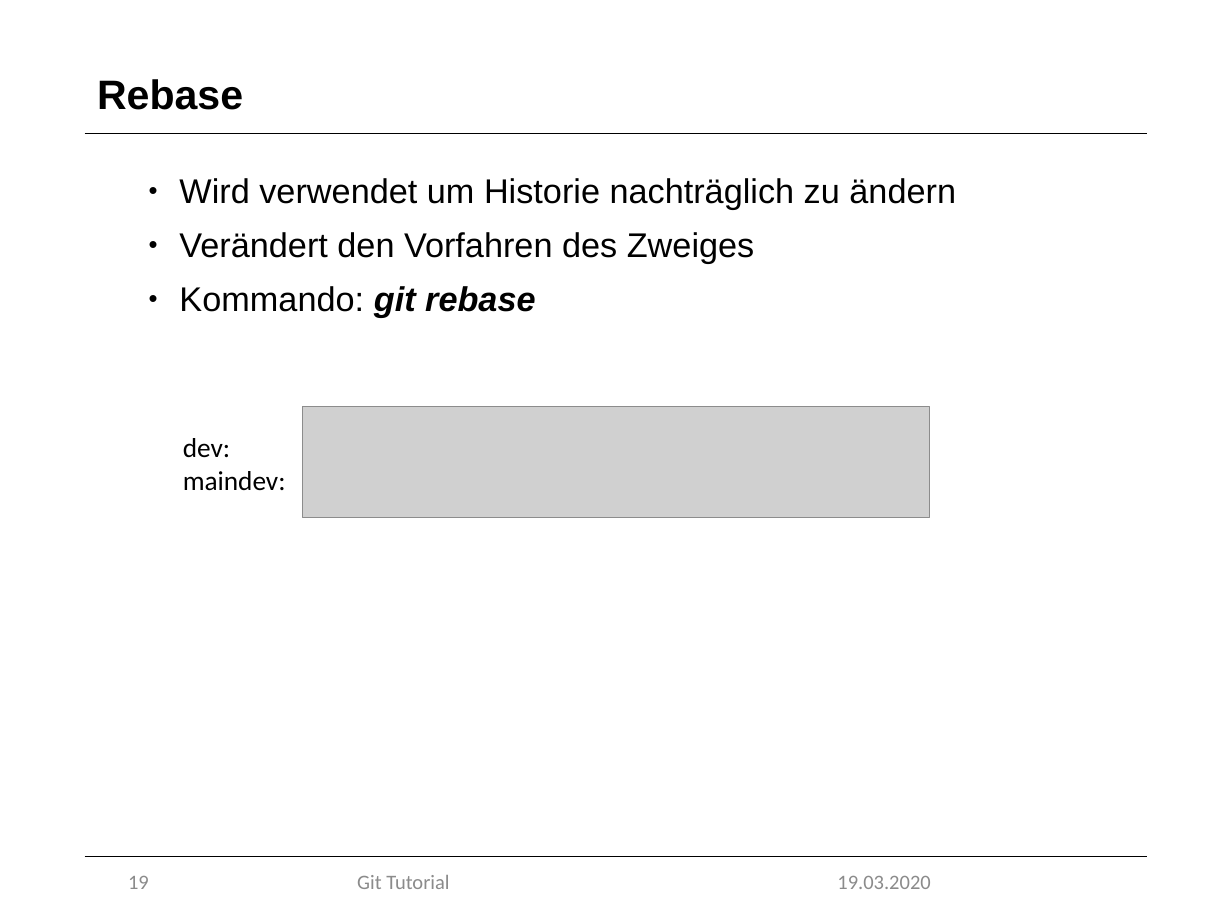
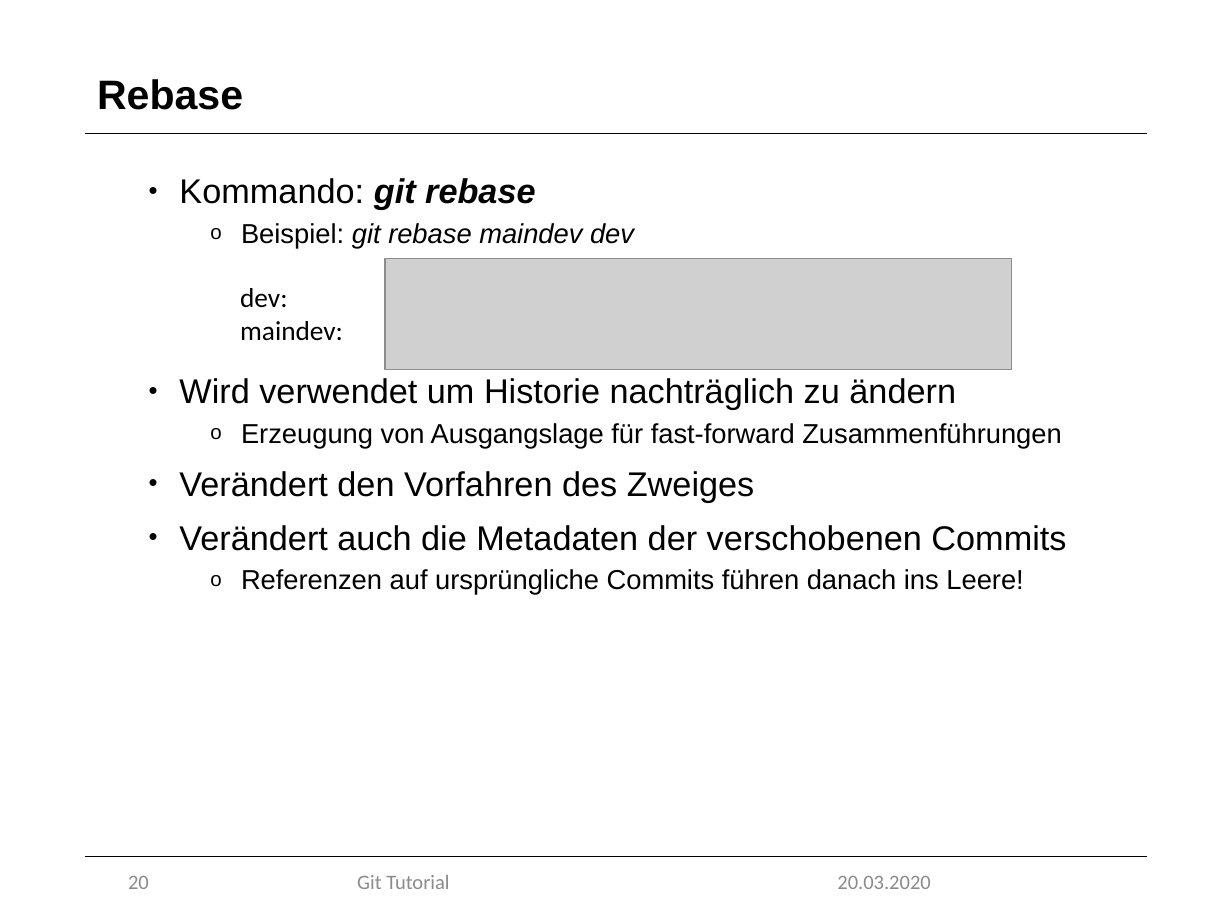
Before and after one commit to marcretzlaff/projektarbeit, a slide deck: slide 20 of Präsentation-90min/Präsentation-90min.pptx (slide 19 before the commit). Drawn at 1232x924 pixels with LibreOffice and Linux fonts; fonts in the diff are those of the drawing; grey boxes stand for pictures; background and template pictures are left out. Boxes give left, top, right and bottom in pixels: in the first picture for what was removed or moved away, otherwise in the second. Text is boxed around its words. In the diff, an @@ line names an element or a change of style, - is before the commit and + after.

```diff
--- a/Präsentation-90min/Präsentation-90min.pptx
+++ b/Präsentation-90min/Präsentation-90min.pptx
@@ text at (179, 178, 634, 248): paragraphs added @@
+• Kommando: git rebase
+  o Beispiel: git rebase maindev dev
@@ picture: place and size @@
-picture at (303, 407, 930, 517)
+picture at (386, 259, 1013, 370)
@@ text "dev:": place and size @@
-text "dev:" at (183, 438, 286, 491)
+text "dev:" at (240, 288, 343, 341)
@@ text at (241, 423, 1061, 449): paragraph added @@
+  o Erzeugung von Ausgangslage für fast-forward Zusammenführungen
@@ text at (179, 525, 1066, 595): text changed; size 20 to 16 pt @@
-• Kommando: git rebase
+• Verändert auch die Metadaten der verschobenen Commits
+  o Referenzen auf ursprüngliche Commits führen danach ins Leere!
@@ page number at (128, 876, 149, 889): text changed @@
-19
+20
@@ text at (837, 876, 930, 889): text changed @@
-19.03.2020
+20.03.2020
```
Also in this commit, not shown: 32 other slides changed, 1 slide added, 1 slide removed, 4 other files.
